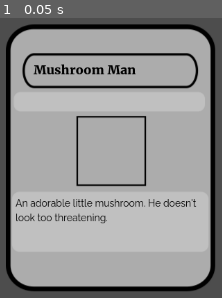
Above: before the commit, frame 1.
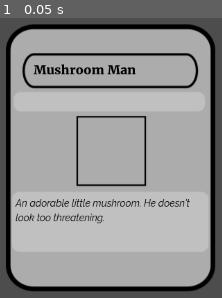
Above: after the commit, the same moment.

Repository: Mercerenies/evilcon-2024
Game: Godot game, scene res://debug/debug_room.tscn
Same seed, same stepped clock (60 frames per second), same inputs: the game is played once before the commit and once after it.
Inputs:
- Up to frame 1 (0.05 s): no input

The runs differ from the first frame. In frame 1, 1.7% of the frame differs, in the area x 6-89%, y 64-74%.

Commit message:
Flavor text font

Diff:
--- a/card_game/playing_card/card_type.gd
+++ b/card_game/playing_card/card_type.gd
@@ -1,5 +1,8 @@
 class_name CardType
 extends RefCounted
+
+const EffectTextFont = preload("res://fonts/Raleway-Regular.ttf")
+const FlavorTextFont = preload("res://fonts/Raleway-Italic.ttf")
 
 
 func get_id() -> int:
@@ -16,3 +19,14 @@
 func get_text() -> String:
     push_warning("Forgot to override get_text!")
     return ""
+
+
+func is_text_flavor() -> bool:
+    return false
+
+
+func get_text_font() -> Font:
+    if is_text_flavor():
+        return FlavorTextFont
+    else:
+        return EffectTextFont
--- a/card_game/playing_card/cards/mushroom_man.gd
+++ b/card_game/playing_card/cards/mushroom_man.gd
@@ -11,3 +11,7 @@
 
 func get_text() -> String:
     return "An adorable little mushroom. He doesn't look too threatening."
+
+
+func is_text_flavor() -> bool:
+    return true
--- a/card_game/playing_card/playing_card_display/playing_card_display.gd
+++ b/card_game/playing_card/playing_card_display/playing_card_display.gd
@@ -9,3 +9,4 @@
 func _update_display() -> void:
     $TitleLabel.text = card_type.get_title()
     $TextLabel.text = card_type.get_text()
+    $TextLabel.add_theme_font_override("font", card_type.get_text_font())
